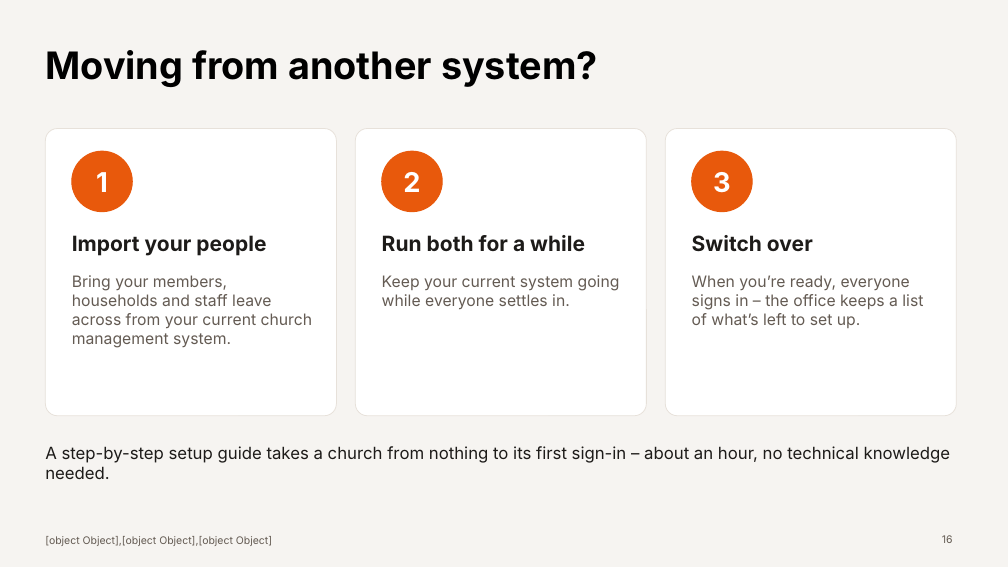
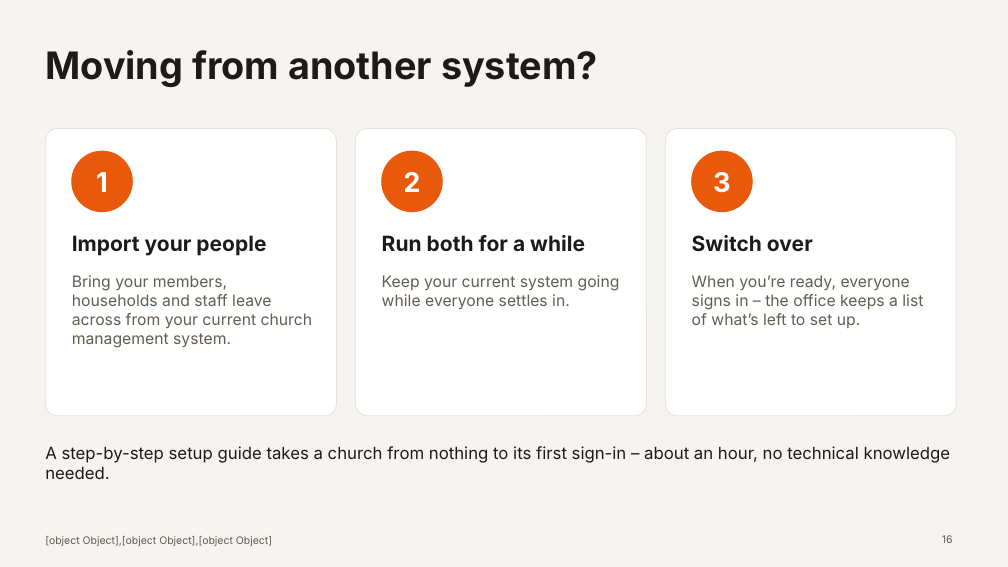
Before and after one commit to pian1966/church-hub, a slide deck: slide 16 of docs/presentation/church-and-trellis-presentation.pptx. Drawn at 1008x567 pixels with LibreOffice and Linux fonts; fonts in the diff are those of the drawing; background and template pictures are left out. Boxes give left, top, right and bottom in pixels: in the first picture for what was removed or moved away, otherwise in the second. Text is boxed around its words. In the diff, an @@ line names an element or a change of style, - is before the commit and + after.

```diff
--- a/docs/presentation/church-and-trellis-presentation.pptx
+++ b/docs/presentation/church-and-trellis-presentation.pptx
@@ title "Moving from another system?" at <box>45,50,598,87</box>: text colour #000000 to #1D1B19 @@
```
Also in this commit, not shown: 15 other slides changed, 22 other files.
